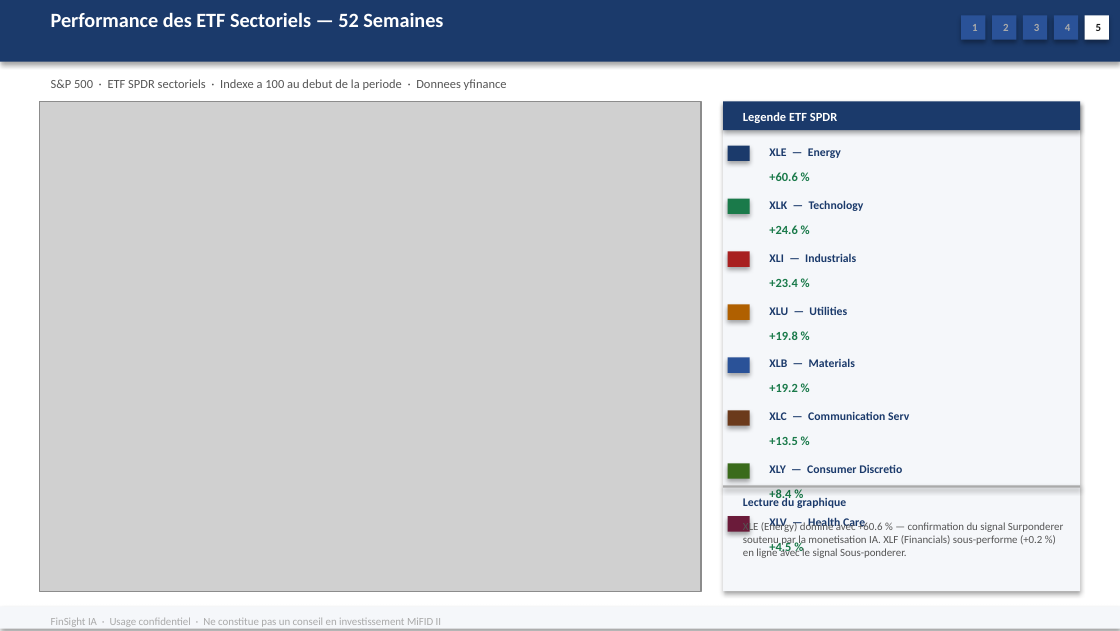
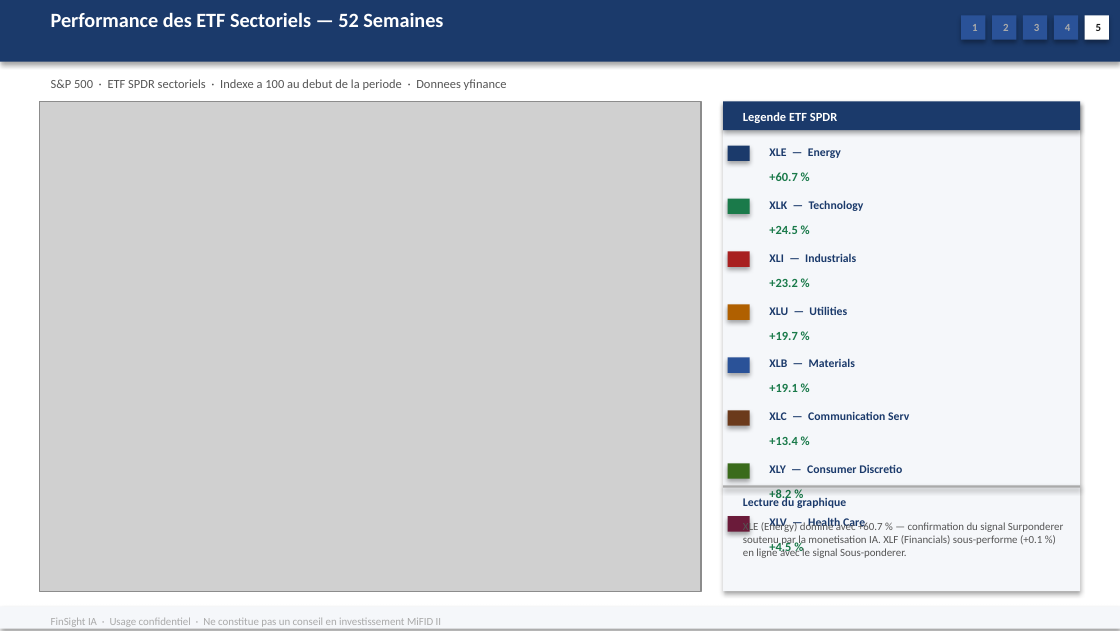
Before and after one commit to baptistejeh07-art/finsight-ia, a slide deck: slide 20 of preview/indice_SP_500/indice_SP_500.pptx. Drawn at 1120x631 pixels with LibreOffice and Linux fonts; fonts in the diff are those of the drawing; grey boxes stand for pictures. Boxes give left, top, right and bottom in pixels: in the first picture for what was removed or moved away, otherwise in the second. Text is boxed around its words. In the diff, an @@ line names an element or a change of style, - is before the commit and + after.

```diff
--- a/preview/indice_SP_500/indice_SP_500.pptx
+++ b/preview/indice_SP_500/indice_SP_500.pptx
@@ text at box(769, 172, 797, 181): text changed @@
-+60.6 %
++60.7 %
@@ text at box(769, 279, 797, 287): text changed @@
-+23.4 %
++23.2 %
@@ text at box(769, 332, 797, 340): text changed @@
-+19.8 %
++19.7 %
@@ text at box(769, 437, 797, 445): text changed @@
-+13.5 %
++13.4 %
@@ text at box(769, 489, 791, 502): text changed @@
-+8.4 %
++8.2 %
@@ text at box(743, 521, 1063, 558): text changed @@
-XLE (Energy) domine avec +60.6 % — confirmation du signal Surponderer soutenu par la monetisation IA. XLF (Financials) sous-performe (+0.2 %) en ligne avec le signal Sous-ponderer.
+XLE (Energy) domine avec +60.7 % — confirmation du signal Surponderer soutenu par la monetisation IA. XLF (Financials) sous-performe (+0.1 %) en ligne avec le signal Sous-ponderer.
```
Also in this commit, not shown: 8 other slides changed, 1 other file.
